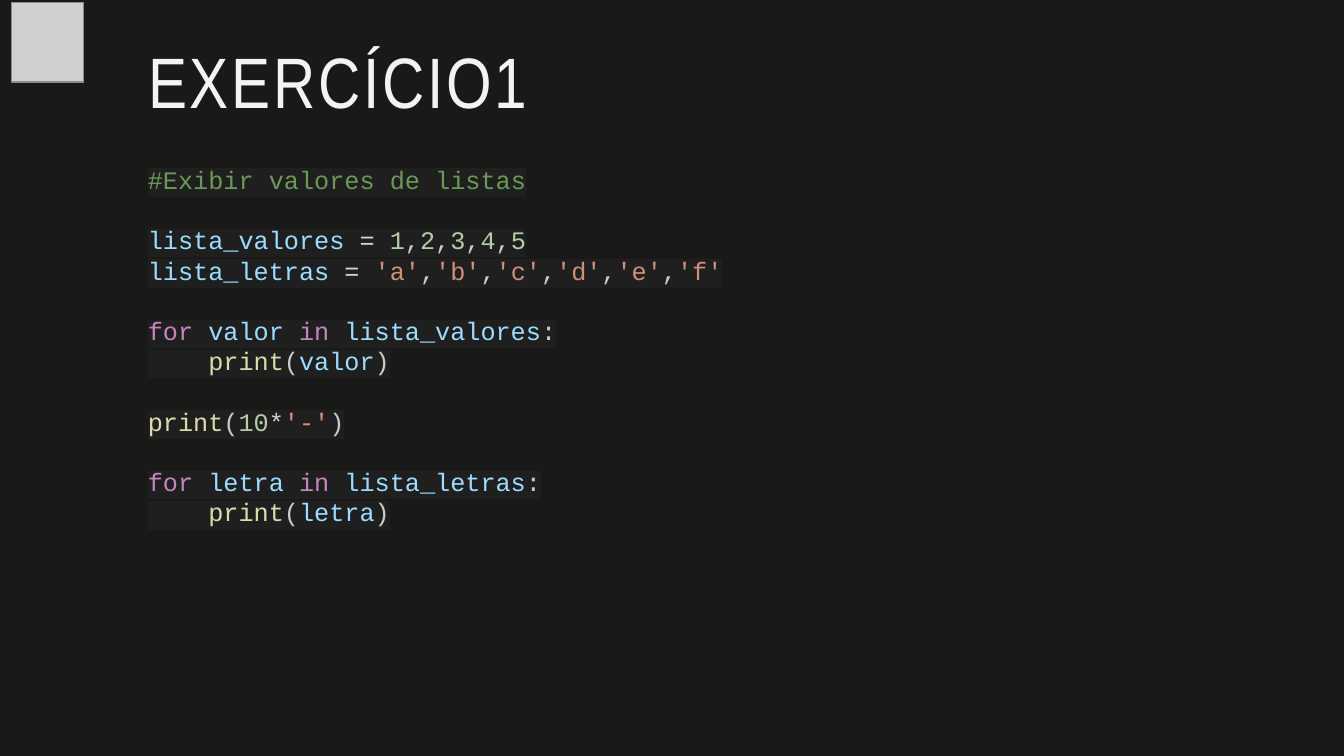
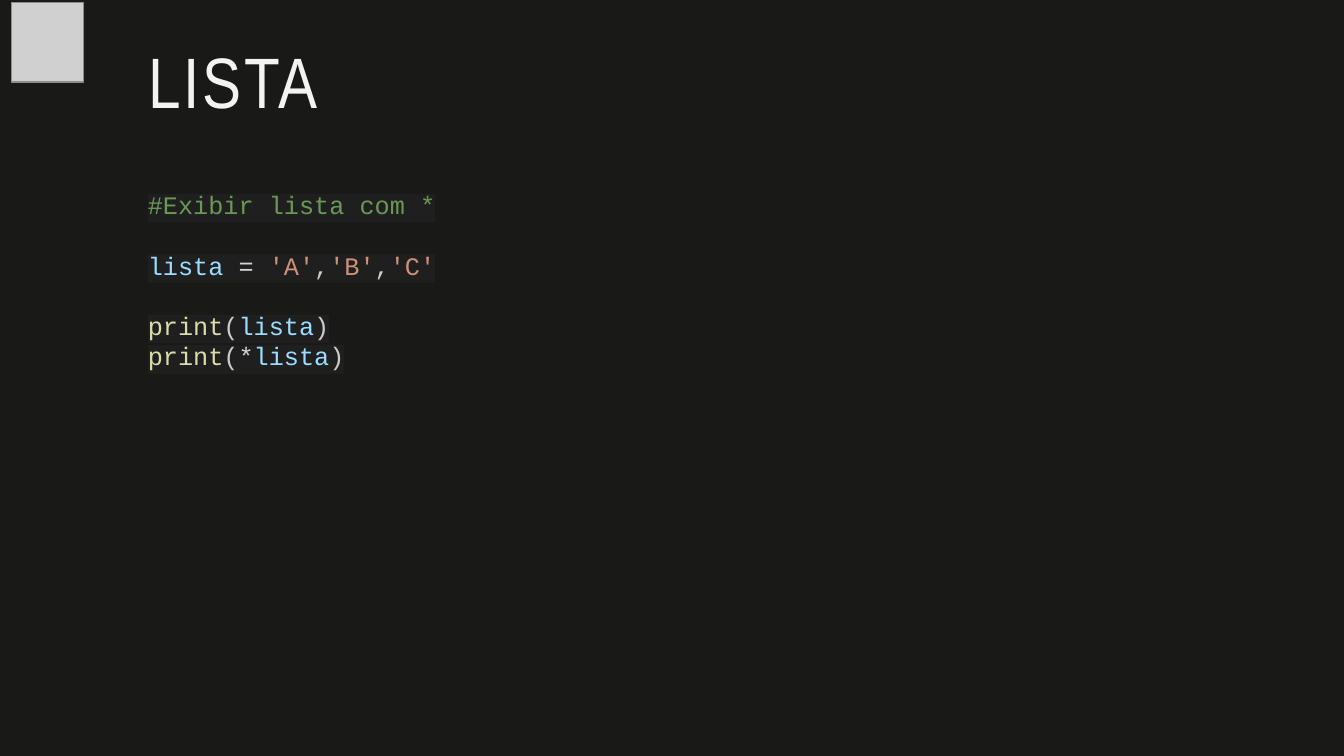
Before and after one commit to fabio-sudo/PythonCurso, a slide deck: slide 9 of Python_Dev/Material Python/9 - Metodos Uteis em Python.pptx (slide 5 before the commit). Drawn at 1344x756 pixels with LibreOffice and Linux fonts; fonts in the diff are those of the drawing; grey boxes stand for pictures. Boxes give left, top, right and bottom in pixels: in the first picture for what was removed or moved away, otherwise in the second. Text is boxed around its words. In the diff, an @@ line names an element or a change of style, - is before the commit and + after.

```diff
--- a/Python_Dev/Material Python/9 - Metodos Uteis em Python.pptx
+++ b/Python_Dev/Material Python/9 - Metodos Uteis em Python.pptx
@@ title at [148, 58, 317, 109]: text changed @@
-EXERCÍCIO1
+LISTA
@@ text removed at [148, 171, 723, 527] @@
-#Exibir valores de listas
-lista_valores = 1,2,3,4,5
-lista_letras = 'a','b','c','d','e','f'
-for valor in lista_valores:
-print(valor)
-print(10*'-')
-for letra in lista_letras:
-print(letra)
@@ text added at [148, 196, 435, 371], 18 pt, text #6A9955 @@
+#Exibir lista com *
+lista = 'A','B','C'
+print(lista)
+print(*lista)
```
Also in this commit, not shown: 11 slides added, 22 slides removed, 8 other files.
